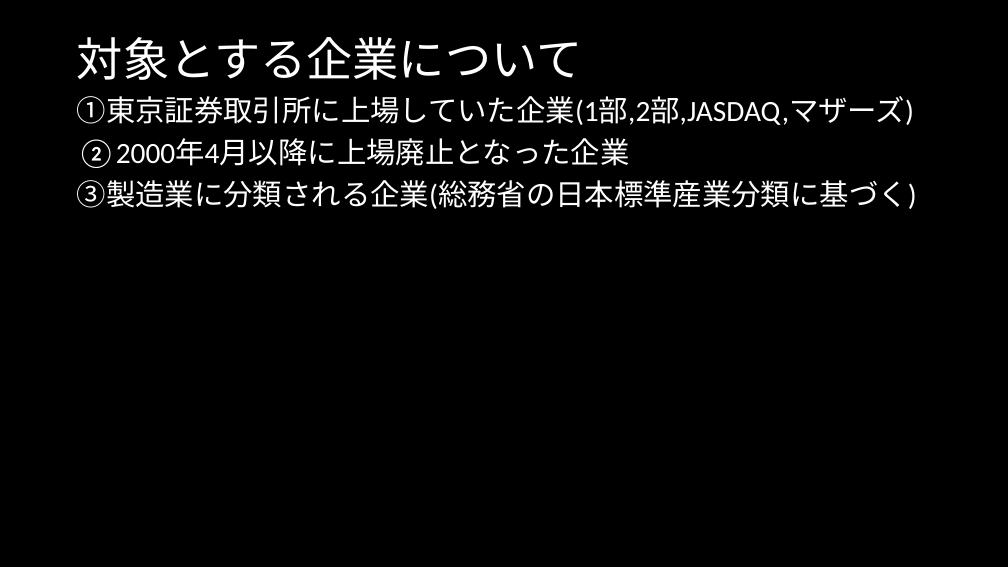
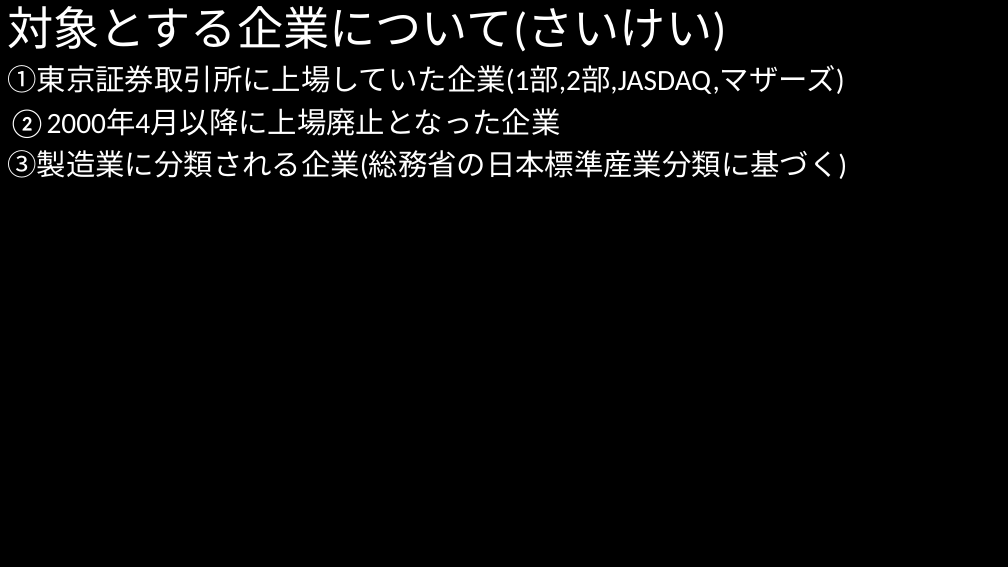
Before and after one commit to MAGA-Phantom/OperationSotsuron, a slide deck: slide 14 of 倒産の研究(仮).pptx. Drawn at 1008x567 pixels with LibreOffice and Linux fonts; fonts in the diff are those of the drawing. Boxes give left, top, right and bottom in pixels: in the first picture for what was removed or moved away, otherwise in the second. Text is boxed around its words. In the diff, an @@ line names an element or a change of style, - is before the commit and + after.

```diff
--- a/倒産の研究(仮).pptx
+++ b/倒産の研究(仮).pptx
@@ title at bbox=[8, 6, 727, 52]: text changed @@
-対象とする企業について
+対象とする企業について(さいけい)
@@ text "①東京証券取引所に上場していた企業(1部,2部,JASDAQ,マザーズ)": place and size @@
-text "①東京証券取引所に上場していた企業(1部,2部,JASDAQ,マザーズ)" at bbox=[77, 96, 917, 209]
+text "①東京証券取引所に上場していた企業(1部,2部,JASDAQ,マザーズ)" at bbox=[8, 65, 848, 179]
```
Also in this commit, not shown: 22 other slides changed.
